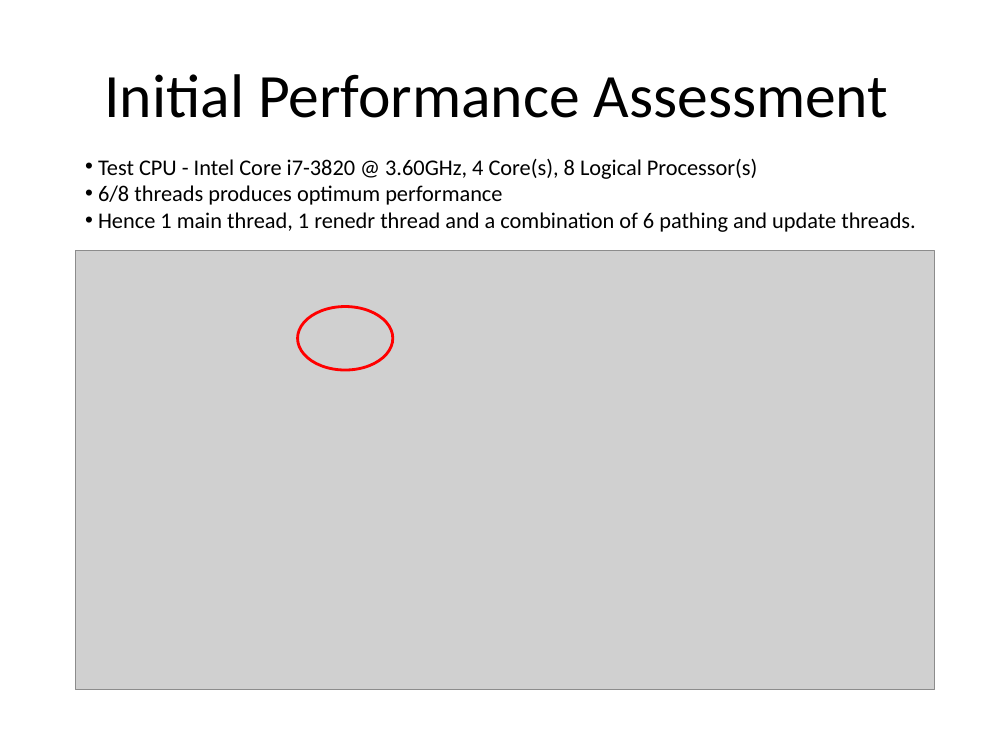
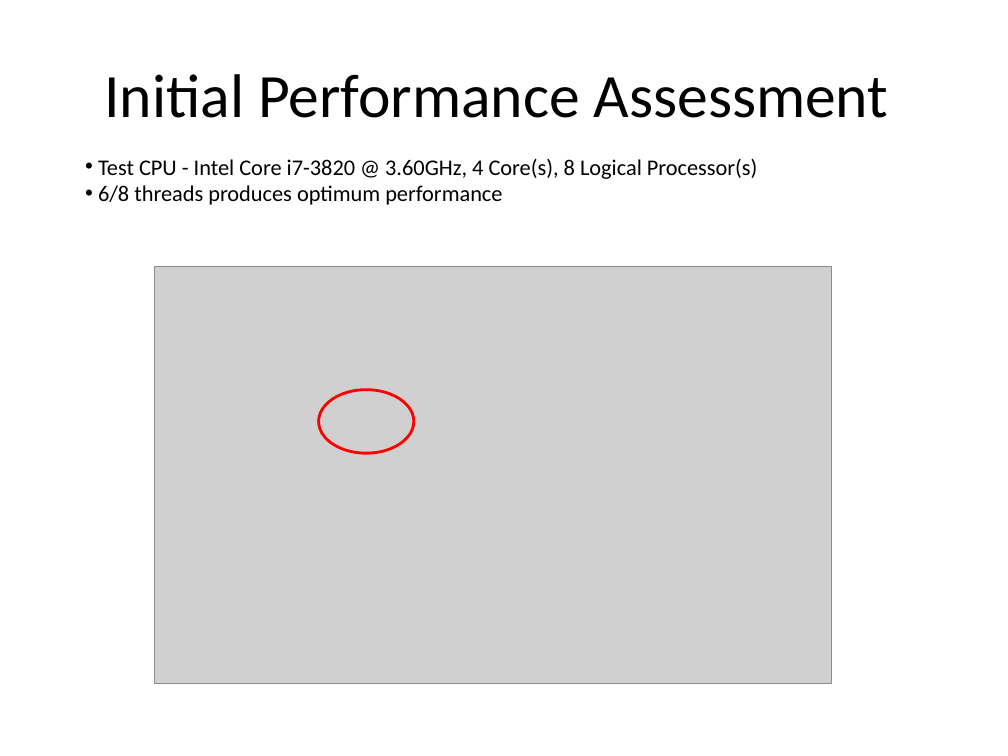
Before and after one commit to jammy2232/CMP202, a slide deck: slide 8 of documentation/CMP202 – Data and Algorithms 2.pptx. Drawn at 1008x756 pixels with LibreOffice and Linux fonts; fonts in the diff are those of the drawing; grey boxes stand for pictures. Boxes give left, top, right and bottom in pixels: in the first picture for what was removed or moved away, otherwise in the second. Text is boxed around its words. In the diff, an @@ line names an element or a change of style, - is before the commit and + after.

```diff
--- a/documentation/CMP202 – Data and Algorithms 2.pptx
+++ b/documentation/CMP202 – Data and Algorithms 2.pptx
@@ text at bbox=[98, 212, 916, 232]: paragraph removed @@
-• Hence 1 main thread, 1 renedr thread and a combination of 6 pathing and update threads.
@@ picture: place and size @@
-picture at bbox=[76, 251, 935, 689]
+picture at bbox=[155, 267, 833, 683]
@@ ellipse: place and size @@
-ellipse at bbox=[297, 306, 392, 370]
+ellipse at bbox=[319, 390, 413, 454]
```
Also in this commit, not shown: 4 other slides changed, 7 slides added, 20 other files.
